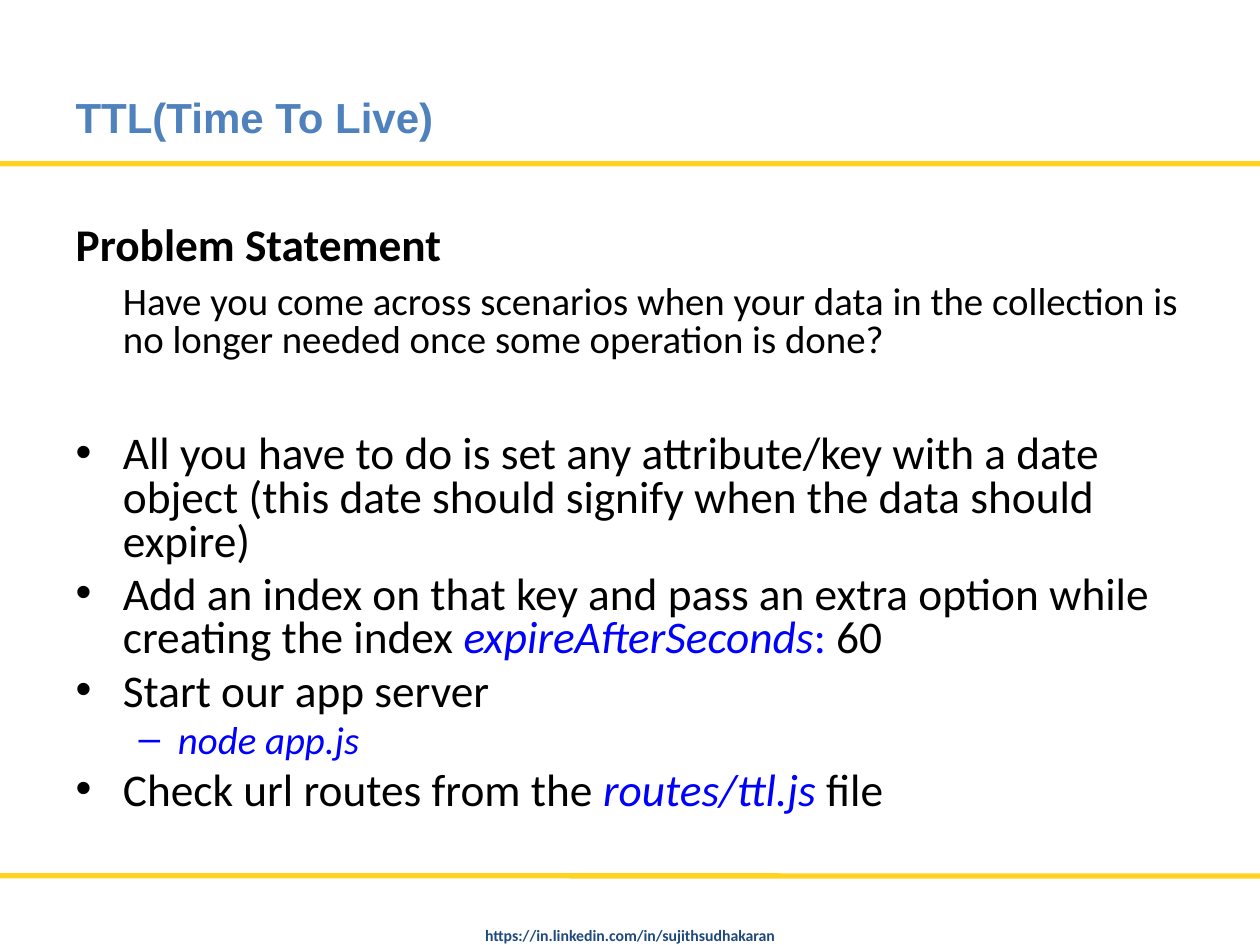
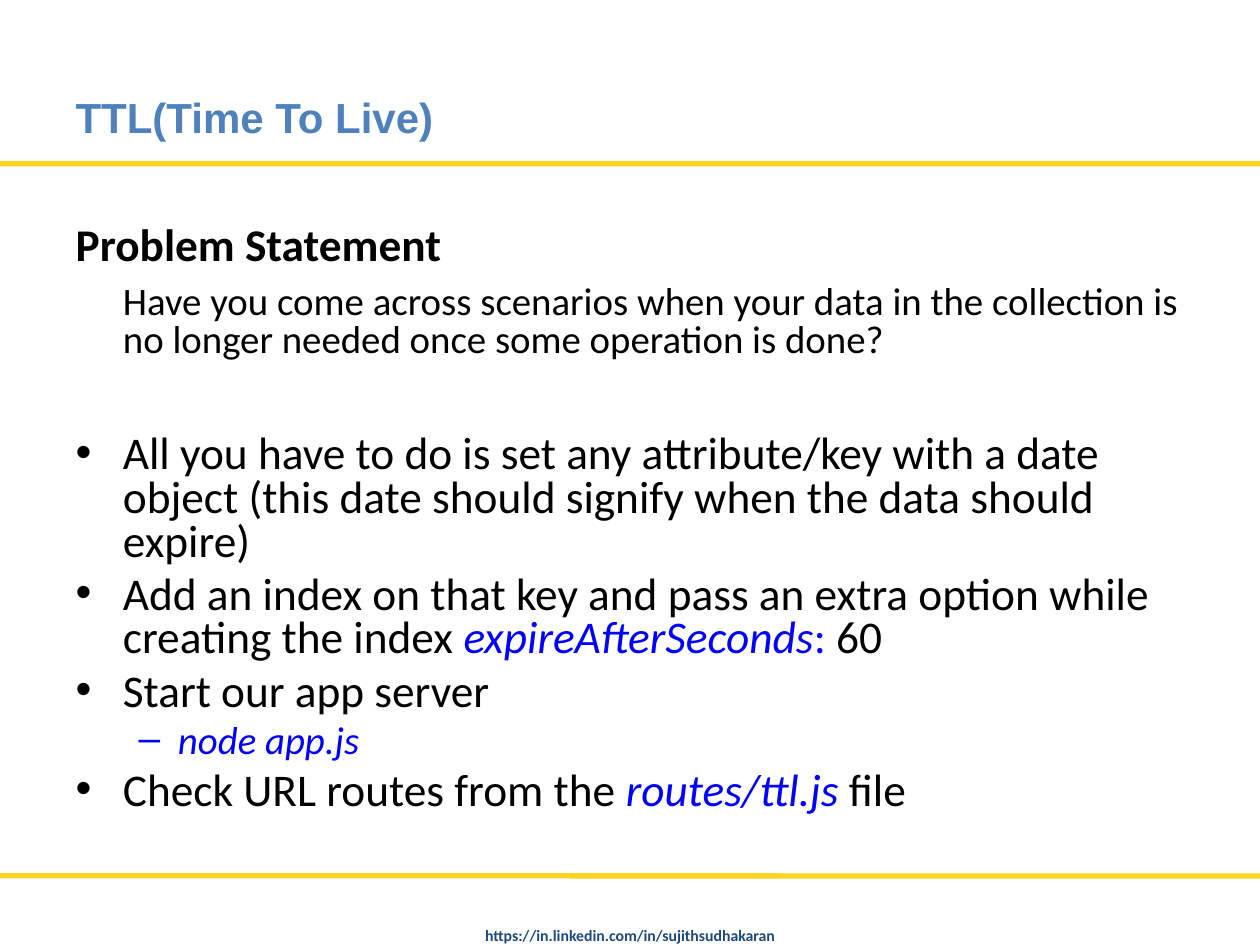
Before and after one commit to nitinmlvya/mongodb-tips-and-advfeatures, a slide deck: slide 6 of MongoDB Tips and Advance Features.odp. Drawn at 1260x945 pixels with LibreOffice and Linux fonts; fonts in the diff are those of the drawing; background and template pictures are left out. Boxes give left, top, right and bottom in pixels: in the first picture for what was removed or moved away, otherwise in the second. Text is boxed around its words. In the diff, an @@ line names an element or a change of style, - is before the commit and + after.

```diff
--- a/MongoDB Tips and Advance Features.odp
+++ b/MongoDB Tips and Advance Features.odp
@@ text at [123, 774, 906, 814]: text changed @@
-• Check url routes from the routes/ttl.js file
+• Check URL routes from the routes/ttl.js file
```
Also in this commit, not shown: 7 other slides changed, 3 other files.
